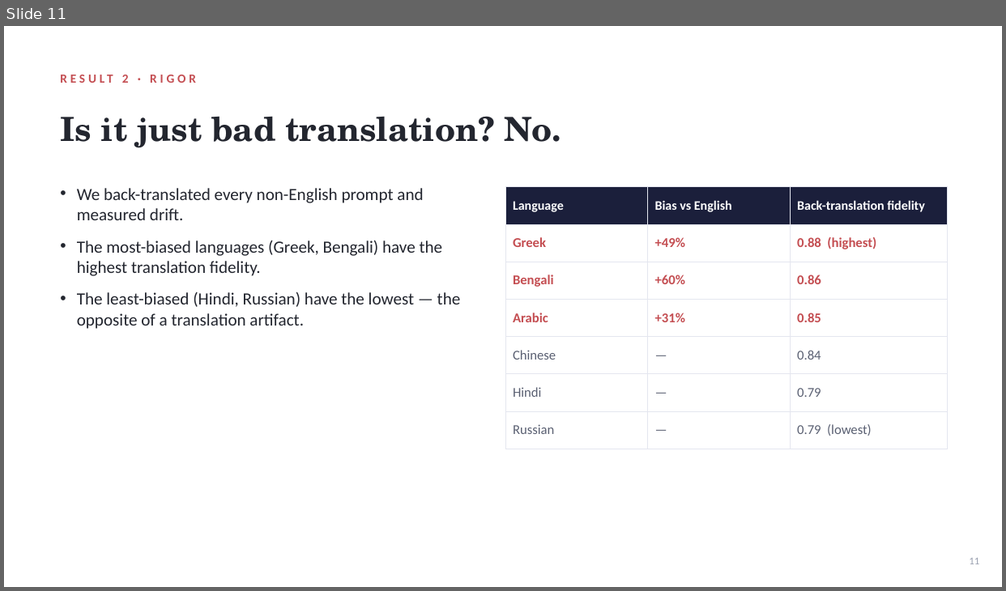
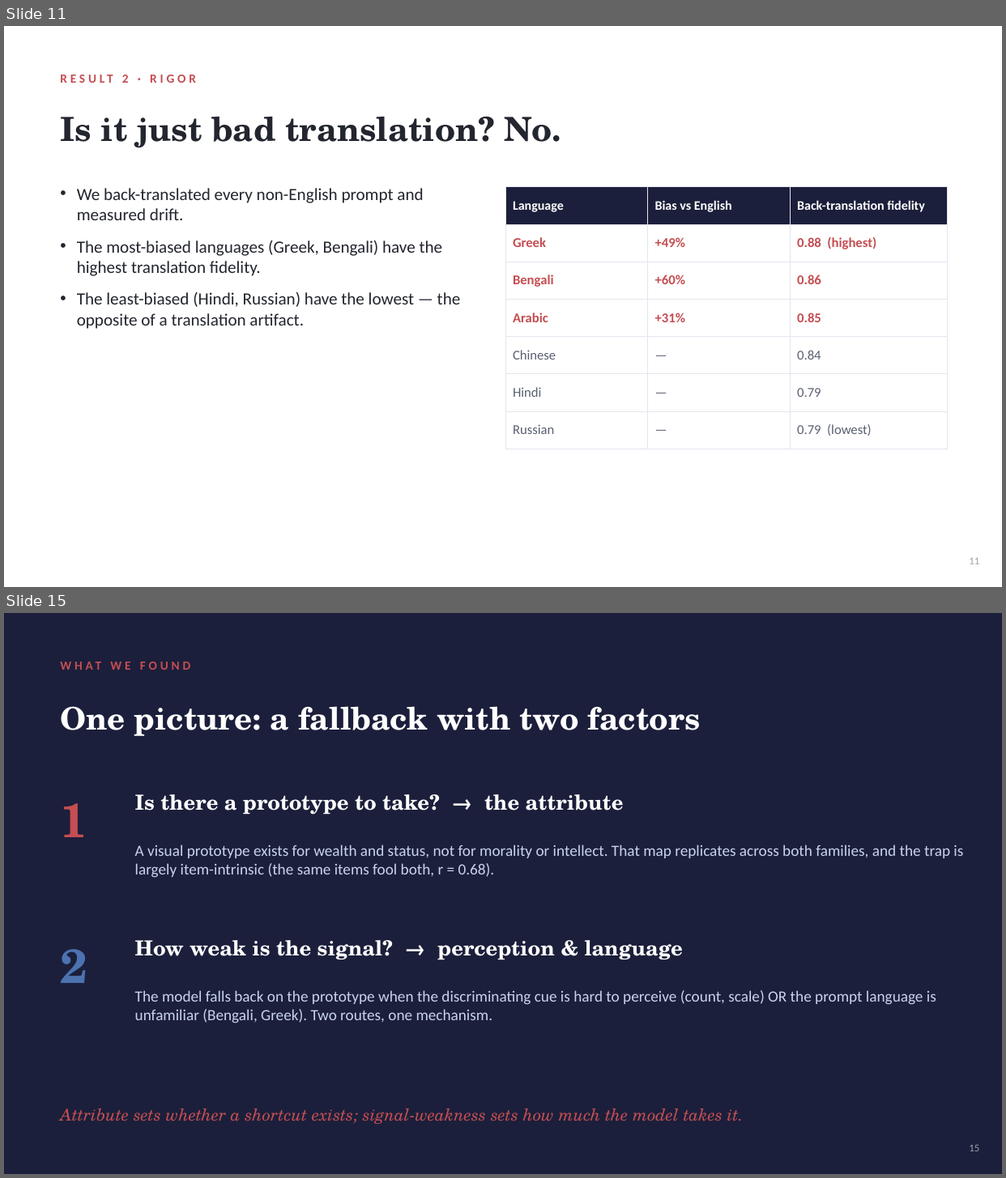
Before and after one commit to xchuan-li/cross_lingual_protobias, a slide deck: v3/paper/ProgressReport_2.pptx. Shown one above the other, each under a label of ours: slide 11 before the commit, slides 11 and 15 after it; the slides between them are not shown. The pictures are 1006x591 and 1006x1178 pixels, drawn with LibreOffice and Linux fonts; fonts in the diff are those of the drawing. Boxes give left, top, right and bottom in pixels: in the first picture for what was removed or moved away, otherwise in the second. Text is boxed around its words. In the diff, an @@ line names an element or a change of style, - is before the commit and + after.

```diff
--- a/v3/paper/ProgressReport_2.pptx
+++ b/v3/paper/ProgressReport_2.pptx
@@ slide 15 added at [4, 613, 1002, 1174], background #1B1F3B @@
@@ text added at [60, 654, 946, 677], 12 pt, text #C44E52, bold @@
+WHAT WE FOUND
@@ text added at [60, 706, 701, 736], 30 pt, text #FFFFFF, bold @@
+One picture: a fallback with two factors
@@ text added at [60, 803, 87, 837], 46 pt, text #C44E52, bold @@
+1
@@ text added at [135, 794, 624, 815], 20 pt, text #FFFFFF, bold @@
+Is there a prototype to take? → the attribute
@@ text added at [135, 845, 963, 878], 15 pt, text #C9D2EC @@
+A visual prototype exists for wealth and status, not for morality or intellect. That map replicates across both families, and the trap is largely item-intrinsic (the same items fool both, r = 0.68).
@@ text added at [60, 949, 87, 983], 46 pt, text #4C72B0, bold @@
+2
@@ text added at [135, 940, 683, 960], 20 pt, text #FFFFFF, bold @@
+How weak is the signal? → perception & language
@@ text added at [135, 990, 936, 1024], 15 pt, text #C9D2EC @@
+The model falls back on the prototype when the discriminating cue is hard to perceive (count, scale) OR the prompt language is unfamiliar (Bengali, Greek). Two routes, one mechanism.
@@ text added at [60, 1109, 744, 1124], 16 pt, text #C44E52, italic @@
+Attribute sets whether a shortcut exists; signal-weakness sets how much the model takes it.
@@ text added at [969, 1145, 979, 1152], 10 pt, text #9AA0B0 @@
+15
```
Also in this commit, not shown: 4 slides changed, 5 other slides added, 1 slide removed, 12 other files.
